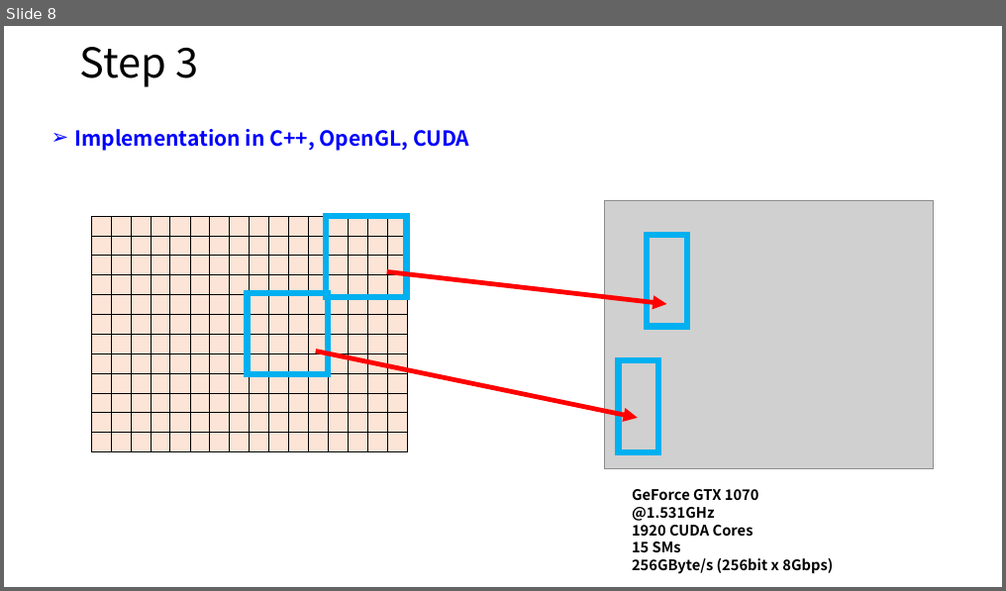
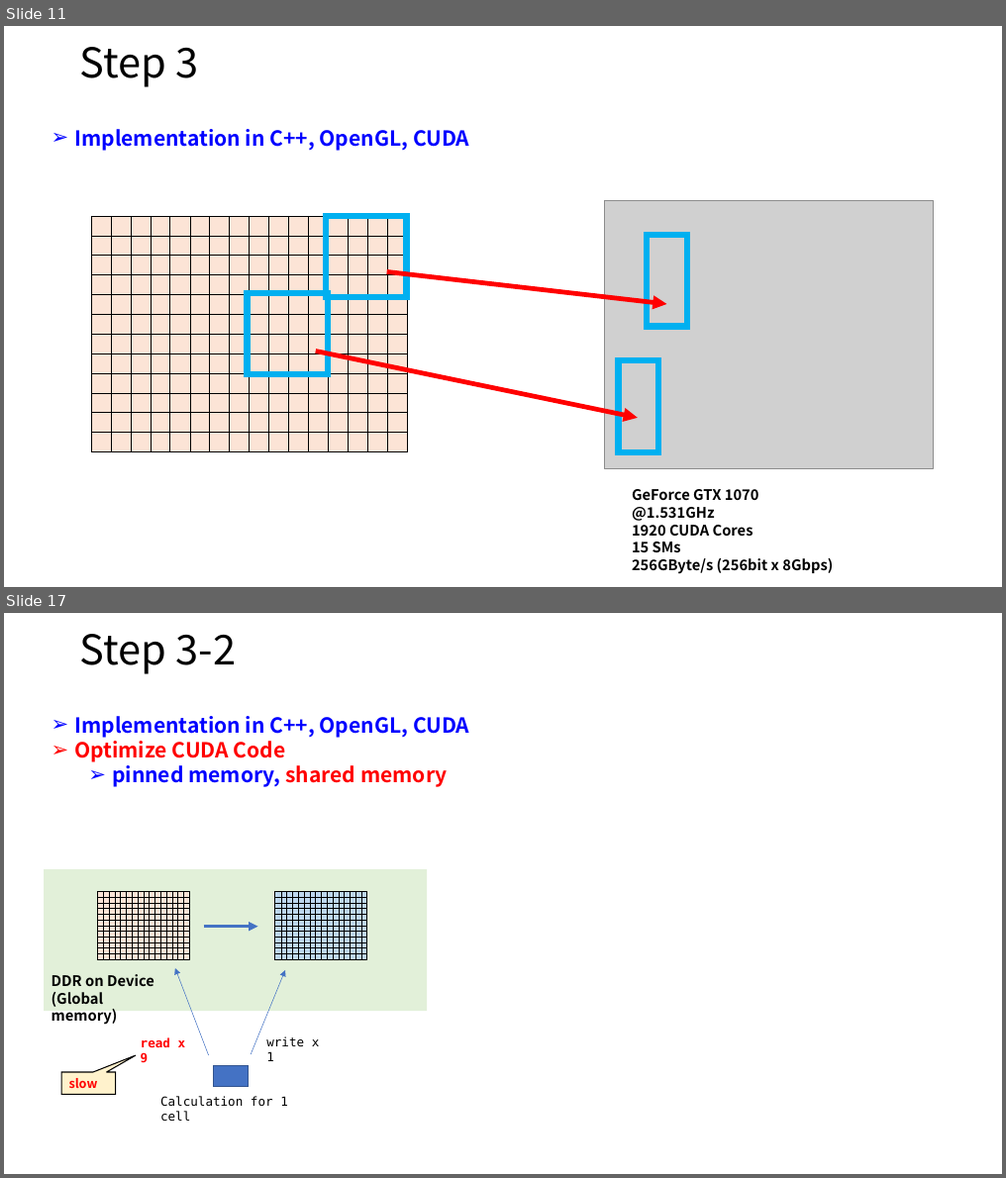
Before and after one commit to iwatake2222/FastGameOfLife, a slide deck: 00_doc/LifeGameFast.pptx. Shown one above the other, each under a label of ours: slide 8 before the commit, slides 11 and 17 after it; the slides between them are not shown. The pictures are 1006x591 and 1006x1178 pixels, drawn with LibreOffice and Linux fonts; fonts in the diff are those of the drawing; grey boxes stand for pictures. Boxes give left, top, right and bottom in pixels: in the first picture for what was removed or moved away, otherwise in the second. Text is boxed around its words. In the diff, an @@ line names an element or a change of style, - is before the commit and + after.

```diff
--- a/00_doc/LifeGameFast.pptx
+++ b/00_doc/LifeGameFast.pptx
@@ slide 17 added at (4,613,1002,1174), background #FFFFFF @@
@@ title added at (80,634,237,674), 39.6 pt, text #000000 @@
+Step 3-2
@@ text added at (74,716,469,787), 20 pt, text #0000FF, bold @@
+➢ Implementation in C++, OpenGL, CUDA
+➢ Optimize CUDA Code
+  ➢ pinned memory, shared memory
@@ rectangle added at (44,869,427,1011), fill #E2F0D9 @@
@@ table added at (98,891,193,959), 12 rows, 16 columns @@
+ |  |  |  |  |  |  |  |  |  |  |  |  |  |  | 
+ |  |  |  |  |  |  |  |  |  |  |  |  |  |  | 
+ |  |  |  |  |  |  |  |  |  |  |  |  |  |  | 
+ |  |  |  |  |  |  |  |  |  |  |  |  |  |  | 
+ |  |  |  |  |  |  |  |  |  |  |  |  |  |  | 
+ |  |  |  |  |  |  |  |  |  |  |  |  |  |  | 
+ |  |  |  |  |  |  |  |  |  |  |  |  |  |  | 
+ |  |  |  |  |  |  |  |  |  |  |  |  |  |  | 
+ |  |  |  |  |  |  |  |  |  |  |  |  |  |  | 
+ |  |  |  |  |  |  |  |  |  |  |  |  |  |  | 
+ |  |  |  |  |  |  |  |  |  |  |  |  |  |  | 
+ |  |  |  |  |  |  |  |  |  |  |  |  |  |  | 
@@ table added at (275,891,371,959), 12 rows, 16 columns @@
+ |  |  |  |  |  |  |  |  |  |  |  |  |  |  | 
+ |  |  |  |  |  |  |  |  |  |  |  |  |  |  | 
+ |  |  |  |  |  |  |  |  |  |  |  |  |  |  | 
+ |  |  |  |  |  |  |  |  |  |  |  |  |  |  | 
+ |  |  |  |  |  |  |  |  |  |  |  |  |  |  | 
+ |  |  |  |  |  |  |  |  |  |  |  |  |  |  | 
+ |  |  |  |  |  |  |  |  |  |  |  |  |  |  | 
+ |  |  |  |  |  |  |  |  |  |  |  |  |  |  | 
+ |  |  |  |  |  |  |  |  |  |  |  |  |  |  | 
+ |  |  |  |  |  |  |  |  |  |  |  |  |  |  | 
+ |  |  |  |  |  |  |  |  |  |  |  |  |  |  | 
+ |  |  |  |  |  |  |  |  |  |  |  |  |  |  | 
@@ arrow added from (204, 927) to (257, 927), #4472C4 3 pt @@
@@ arrow added from (208, 1056) to (175, 968), #4472C4 0.5 pt @@
@@ text added at (52,974,154,1025), 14 pt, text #000000, bold @@
+DDR on Device
+(Global memory)
@@ arrow added from (252, 1055) to (285, 970), #4472C4 0.5 pt @@
@@ text added at (141,1038,186,1063), 12 pt, text #FF0000, bold @@
+read x 9
@@ text added at (266,1037,320,1061), 12 pt, text #000000 @@
+write x 1
@@ speech box added at (61,1072,116,1095), fill #FFF2CC, outline #000000 1 pt, 12 pt, text #FF0000, bold @@
+slow
@@ rectangle added at (214,1065,249,1087), fill #4472C4, outline #325491 1 pt @@
@@ text added at (160,1096,288,1121), 12 pt, text #000000 @@
+Calculation for 1 cell
@@ what was slide 8 is now slide 11 @@
```
Also in this commit, not shown: 6 slides changed, 8 other slides added, 12 other files.
